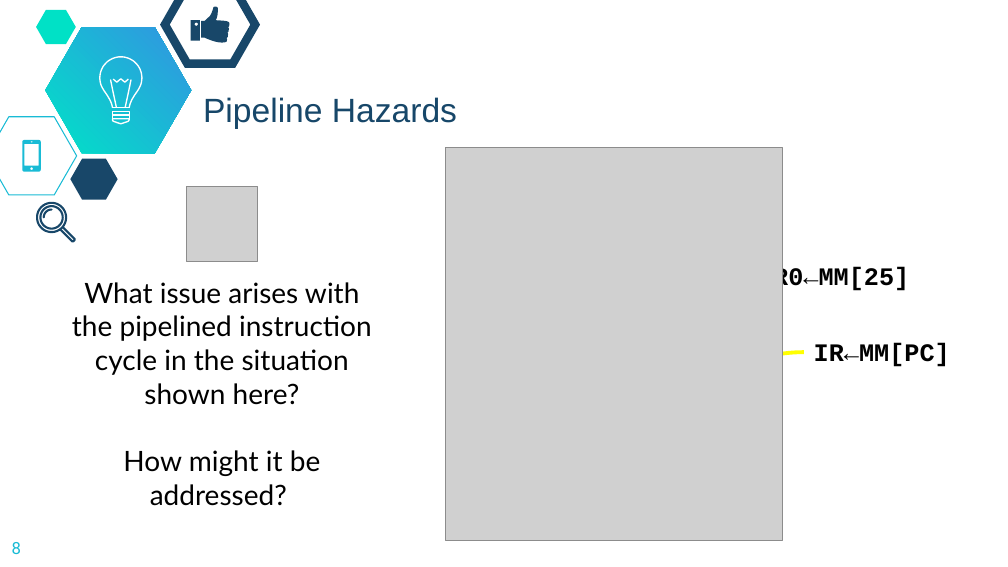
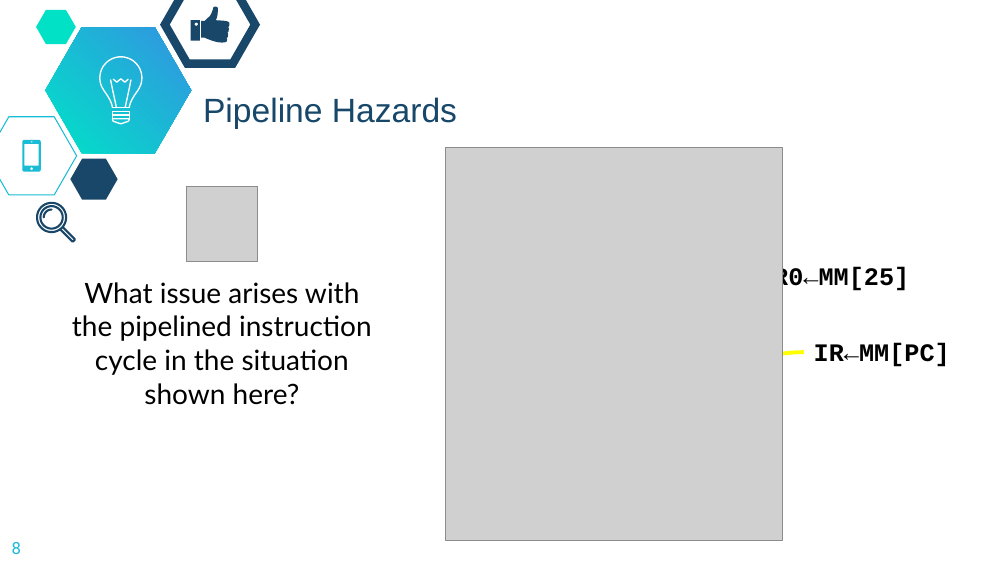
Before and after one commit to dickinson-comp256/COMP256, a slide deck: slide 8 of docs/materials/03-MachineAbstractions/MA5-S-ParallelismPipelining.pptx. Drawn at 1008x567 pixels with LibreOffice and Linux fonts; fonts in the diff are those of the drawing; grey boxes stand for pictures; background and template pictures are left out. Boxes give left, top, right and bottom in pixels: in the first picture for what was removed or moved away, otherwise in the second. Text is boxed around its words. In the diff, an @@ line names an element or a change of style, - is before the commit and + after.

```diff
--- a/docs/materials/03-MachineAbstractions/MA5-S-ParallelismPipelining.pptx
+++ b/docs/materials/03-MachineAbstractions/MA5-S-ParallelismPipelining.pptx
@@ text at (123, 450, 320, 506): paragraph removed @@
-How might it be addressed?
```
Also in this commit, not shown: 10 other slides changed, 3 slides added, 2 other files.
